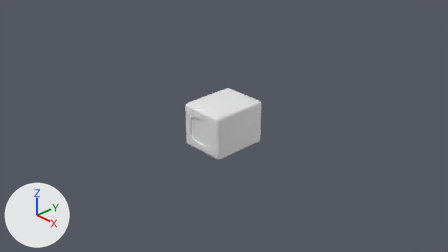
A saved change to the Blender file Blender/Chips.blend.
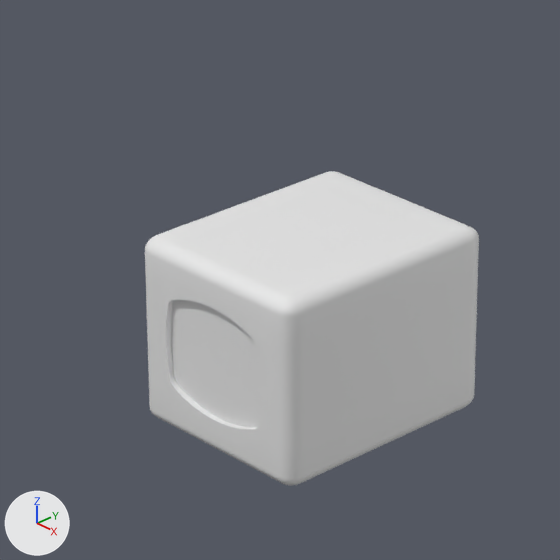
Each version is shown from the file's camera 'Camera', then close up on the part from 34% to 62% of the width and 20% to 70% of the height. Every picture has the same lights, and +X, +Y and +Z are marked at lower left. The same objects are shown in both versions, whatever each file hides.

Names of what the first close-up shows: 'Body'.
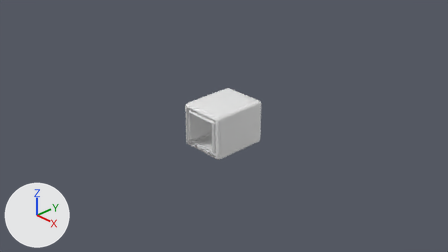
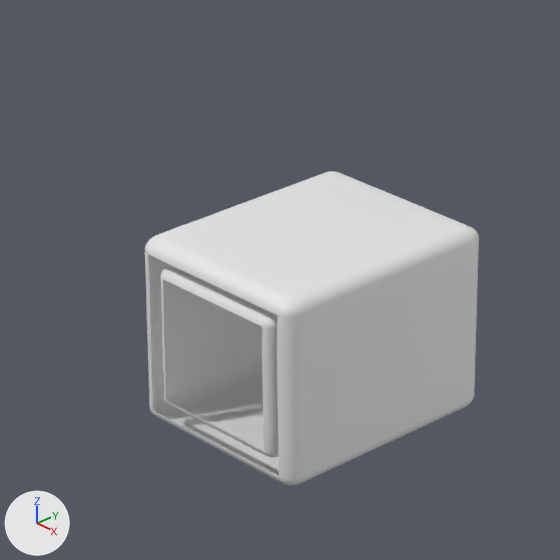
What differs and where, as boxes (x1, y1, x2, y2) in the close-ups (560 x 560 px):
'Body.001', added: after (161, 266, 278, 457)
part 1 of me_cube, deleted: before (148, 254, 279, 476)

Diff of the bpy script that builds the scene:
```diff
--- a/Blender/Chips.blend.py
+++ b/Blender/Chips.blend.py
@@ me_cube @@
 # used by ob_body; location = (0.0, 0.0, 0.0); scale = (0.45, 0.548, 0.415)
-me_cube.from_pydata(...)  # 434 vertices, 372 faces; spans x 0.0..1.0, y -1.0..1.0, z -1.0..1.0
+me_cube.from_pydata(...)  # 352 vertices, 327 faces; spans x 0.0..1.0, y -1.0..1.0, z -1.0..1.0
+# me_cube part 1
+# 78 vertices are removed from x 0.0..0.63, y -1.0..-0.95, z -0.61..0.61
+# 39 faces are deleted
 me_cube.materials.append(mat_material)
@@ me_cube_001 @@
+me_cube_001.from_pydata(...)  # 128 vertices, 106 faces; spans x 0.0..0.99, y -1.0..-0.91, z -0.99..0.99
+me_cube_001.polygons.foreach_set('use_smooth', [True] * 106)
+me_cube_001.materials.append(mat_material)  # white #e7e7e7
@@ ob_body_001 @@
+ob_body_001 = bpy.data.objects.new('Body.001', me_cube_001)
+ob_body_001.location = (0.0, 0.0, 0.0)
+ob_body_001.scale = (0.348, 0.548, 0.321)
+_m = ob_body_001.modifiers.new('Mirror', 'MIRROR')
+_m.use_clip = True
```
